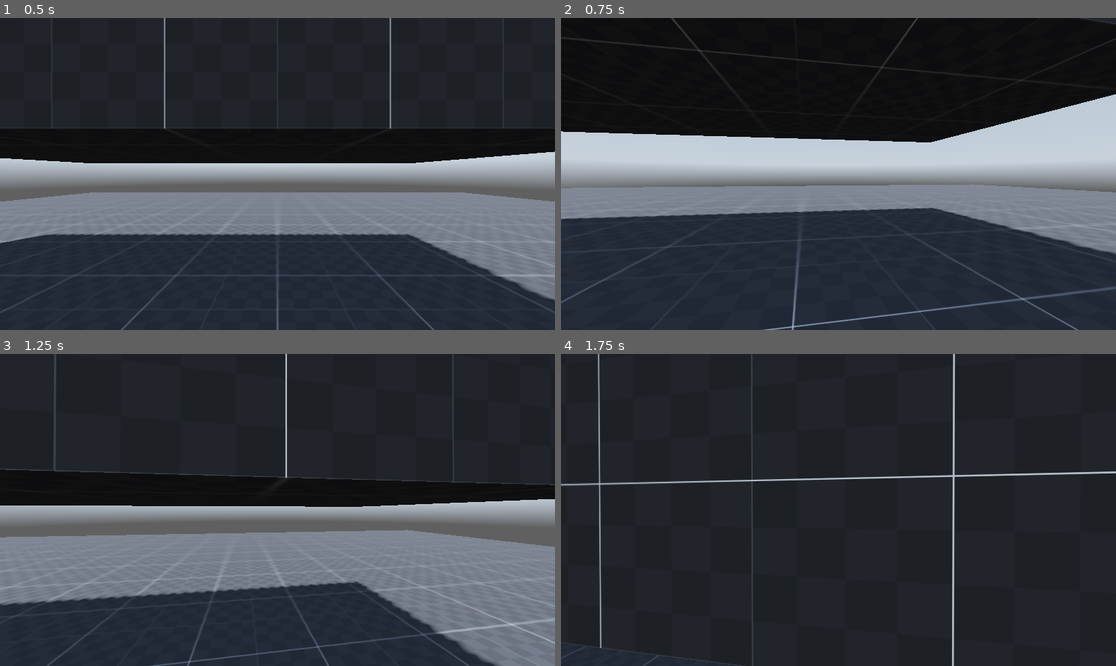
Above: before the commit, frames 1-4 (two rows, left to right).
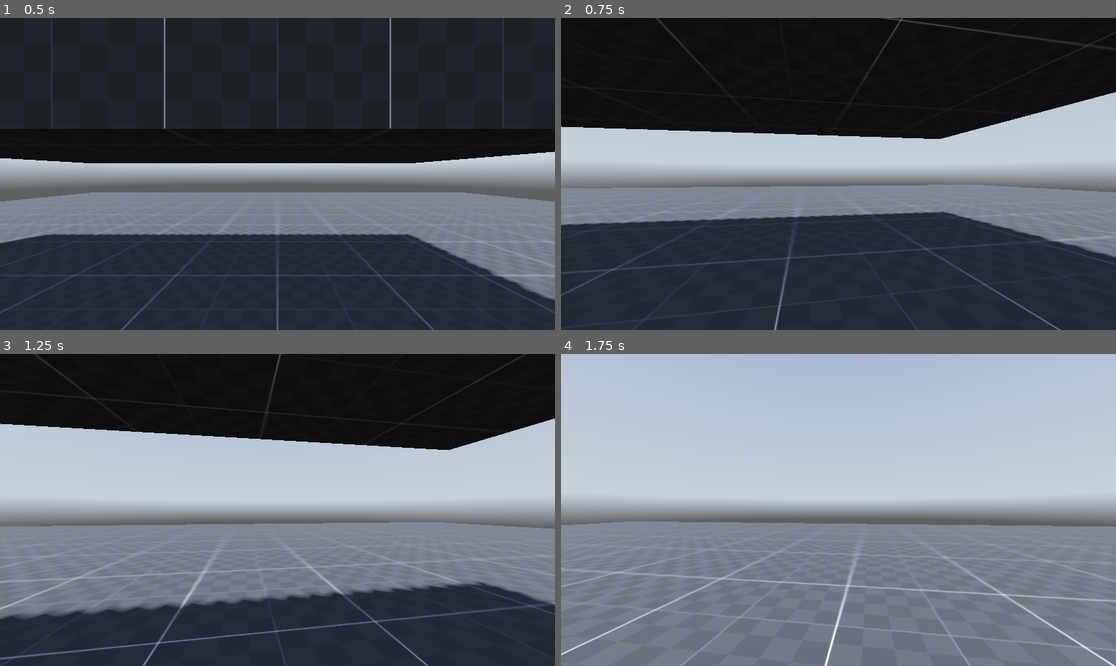
Above: after the commit, the same moments.

Repository: BryanDistefano2001/abandonware2.0
Game: Godot game, scene res://scenes/world.tscn
Two runs of this game, one before a commit and one after it. Both use one fixed random seed, a clock stepped at 60 frames per second and the inputs below. A sky picture missing from this copy of the repository is replaced by a grey-blue gradient.
Inputs (mouse positions are in pixels of both pictures, inside the frame that each line leads up to):
- Up to frame 1 (0.5 s): no input
- Up to frame 2 (0.75 s): tap Enter at 0.5 s; move the mouse to (866, 174) at 0.52 s; hold W (forward) from 0.53 s (still down); hold Ctrl (crouch) from 0.53 s (still down); click (866, 174) at 0.67 s
- Up to frame 3 (1.25 s): keep holding W (forward); keep holding Ctrl (crouch); tap Space (jump) at 0.77, 0.8, 1.07 s
- Up to frame 4 (1.75 s): keep holding W (forward); move the mouse to (810, 510) at 1.27 s; release Ctrl (crouch) at 1.28 s; tap Space (jump) at 1.35, 1.52 s; tap Ctrl (crouch) at 1.55 s

Frame 1 is identical in both runs. In frame 2, 4.7% of the frame differs, in the area x 0-100%, y 0-100%; in frame 3, 48%; in frame 4, 100%.

Commit message:
1.02
readded crouch jump

Diff:
--- a/scenes/player.tscn
+++ b/scenes/player.tscn
@@ -38,13 +38,6 @@
 disabled = true
 debug_fill = false
 
-[node name="jump_crouch_collision_shape" type="CollisionShape3D" parent="."]
-unique_name_in_owner = true
-transform = Transform3D(1, 0, 0, 0, 1, 0, 0, 0, 1, 0, 1.95, 0)
-shape = SubResource("CapsuleShape3D_qhqgy")
-disabled = true
-debug_fill = false
-
 [node name="pivot" type="Node3D" parent="."]
 unique_name_in_owner = true
 transform = Transform3D(1, 0, 0, 0, 1, 0, 0, 0, 1, 0, 2, 0)
@@ -61,4 +54,3 @@
 [node name="jump_buffer_timer" type="Timer" parent="."]
 unique_name_in_owner = true
 wait_time = 0.1
-one_shot = true
--- a/scenes/world.tscn
+++ b/scenes/world.tscn
@@ -32,12 +32,6 @@
 use_collision = true
 size = Vector3(6, 1, 3)
 
-[node name="CSGBox3D3" type="CSGBox3D" parent="stage"]
-transform = Transform3D(1, 0, 0, 0, 1, 0, 0, 0, 1, 0.5, 0.2, 4.59985)
-material_override = ExtResource("1_4wyf3")
-use_collision = true
-size = Vector3(6, 1, 3)
-
 [node name="env" type="Node3D" parent="."]
 
 [node name="WorldEnvironment" type="WorldEnvironment" parent="env"]
@@ -49,4 +43,3 @@
 
 [node name="player" parent="." instance=ExtResource("3_4wyf3")]
 transform = Transform3D(1, 0, 0, 0, 1, 0, 0, 0, 1, 0, -0.6, 1)
-lerp_speed = 5.0
--- a/scripts/player.gd
+++ b/scripts/player.gd
@@ -7,10 +7,10 @@
 @onready var pivot = $pivot
 @onready var standing_collision_shape = %standing_collision_shape
 @onready var crouching_collision_shape = %crouching_collision_shape
-@onready var jump_crouch_collision_shape = %jump_crouch_collision_shape
 @onready var crouch_ray_cast = $crouch_ray_cast
 @onready var mouse_visible := true
 @onready var jump_buffer_timer = %jump_buffer_timer
+
 
 
 # player variables
@@ -58,15 +58,14 @@
 
 
 	# handles crouching and sprinting logic
-	if Input.is_action_pressed("crouch") and is_on_floor():
+	if Input.is_action_pressed("crouch"):
 		speed_current = speed_crouching # sets current speed to crouching sped
 		pivot.position.y = lerp(pivot.position.y, 1.0 + crouching_depth, delta * crouch_lerp_speed) # crouches character with a lerp
 		standing_collision_shape.disabled = true   # standing = true
 		crouching_collision_shape.disabled = false # crouching = false
-
 	elif !crouch_ray_cast.is_colliding():
-		standing_collision_shape.disabled = false # standing = true
-		crouching_collision_shape.disabled = true # crouching = false
+		standing_collision_shape.disabled = false # standing = false
+		crouching_collision_shape.disabled = true # crouching = true
 		pivot.position.y = lerp(pivot.position.y, 1.0, delta * crouch_lerp_speed) # stands character up
 		if Input.is_action_pressed("sprint"):
 			speed_current = speed_sprinting # obv changes speed to sprint speed
@@ -86,12 +85,16 @@
 	direction = lerp(direction,(transform.basis * Vector3(input_dir.x, 0.0, input_dir.y)).normalized(), delta * lerp_speed)
 
 
-
+	print("direction + ", direction)
 
 	if direction:
 		velocity.x = direction.x * speed_current
 		velocity.z = direction.z * speed_current
 
+	else:
+		velocity.x = move_toward(velocity.x, 0, .8)
+		velocity.z = move_toward(velocity.z, 0, .8)
+
 
 
 	move_and_slide()
